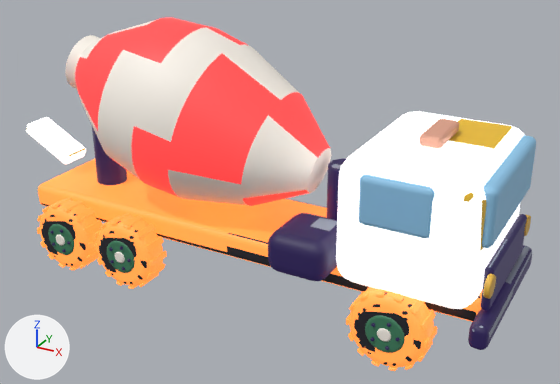
What one commit did to the glTF model public/models/cement_truck.glb.
Camera for both pictures: a 50 mm camera at (5.57, -9.31, 6.21) aimed at (0.39, 0.11, 1.5). Lighting does not change. The marker at lower left points along +X, +Y and +Z. The older version comes first. Where no turn or scale is listed for an object, it has been applied to the vertices. Vertices at exactly the same position are counted once.

In view in the first picture: 'cement_truck.006', 'drum.006'.
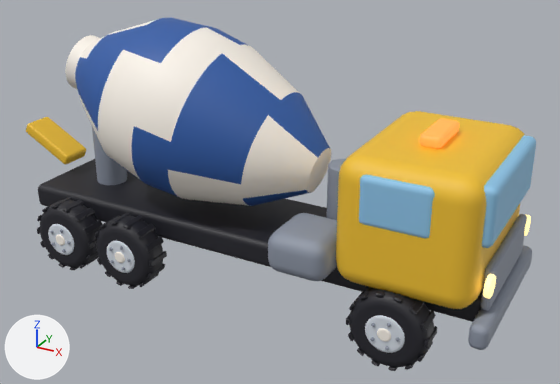
Boxes (x1, y1, x2, y2) around the edits, measured in the pictures (560 x 384 px; the box of a moved part takes in the faces that stretch with it):
part 1 of me_drum_006, surface changed (darker)
    both: (65, 18, 331, 206)
part 2 of me_cement_truck_006, moved or reshaped
    both: (50, 229, 70, 253)
part 3 of me_cement_truck_006, surface changed
    both: (26, 111, 532, 371)

What the commit changed:
me_drum_006 has 410 vertices, 816 faces and spans x -2.24..2.17, y -1.3..1.3, z -1.31..1.38.
me_drum_006 is used by ob_drum_006; location (-1.0, 0.0, 2.55).
me_drum_006 part 1: texture (UV) coordinates of 816 of 816 faces, centred in x -2.21..2.16, y -1.28..1.28, z -1.28..1.36, changed; they spanned u 0.19..0.19, v 0.5..0.9 and now span u 0.19..0.19, v 0.58..0.92.
me_cement_truck_006 has 12206 vertices, 23828 faces and spans x -4.22..4.22, y -1.39..1.39, z -1.48..1.48.
me_cement_truck_006 is used by ob_cement_truck_006; location (-0.25, -0.01, 1.48).
me_cement_truck_006 part 2: 335 of 12206 vertices moved; they spanned x -2.73..-2.34, y -1.36..-1.3, z -1.13..-0.72 and now span x -2.73..-2.34, y -1.36..-1.3, z -1.13..-0.72; mean shift (0.0, 0.0, 0.0); largest move (-2.39, -1.34, -0.93) -> (-2.34, -1.31, -0.93).
me_cement_truck_006 part 3: 22028 kept faces spanning x -4.22..4.22, y -1.39..1.39, z -1.48..1.48 get new texture (UV) coordinates.
